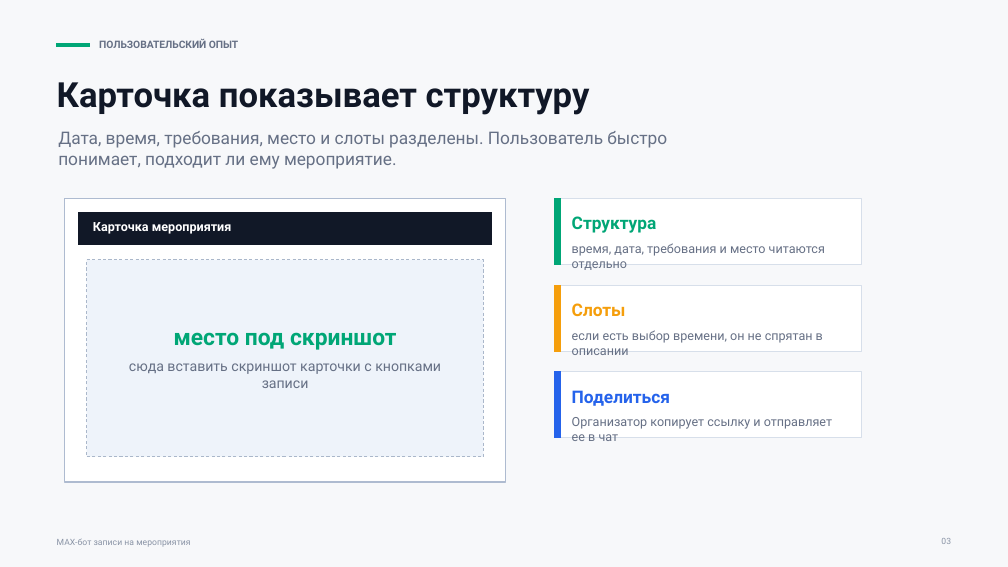
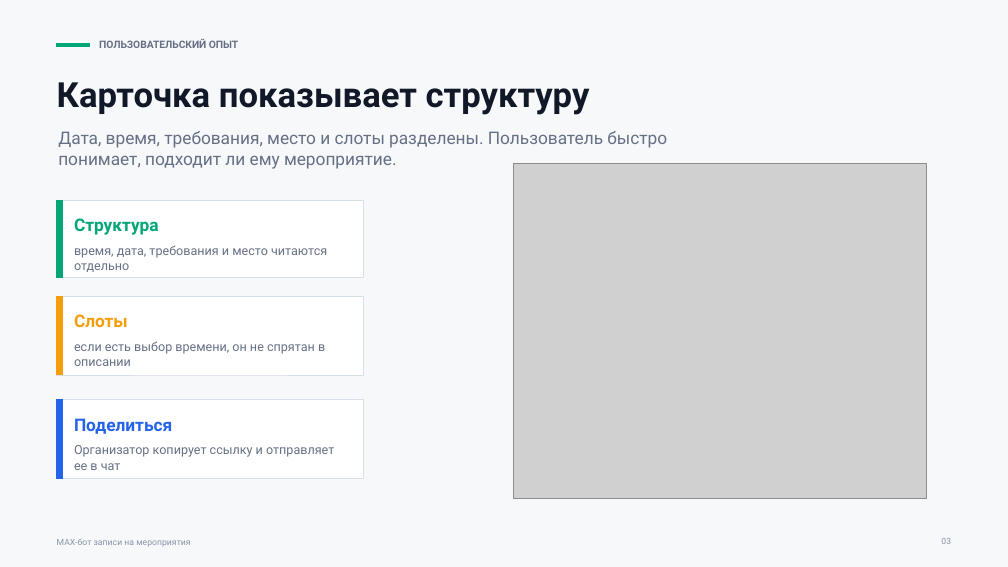
Before and after one commit to ThereDrD0/max, a slide deck: slide 3 of docs/presentations/max-bot-meetup.pptx. Drawn at 1008x567 pixels with LibreOffice and Linux fonts; fonts in the diff are those of the drawing; grey boxes stand for pictures. Boxes give left, top, right and bottom in pixels: in the first picture for what was removed or moved away, otherwise in the second. Text is boxed around its words. In the diff, an @@ line names an element or a change of style, - is before the commit and + after.

```diff
--- a/docs/presentations/max-bot-meetup.pptx
+++ b/docs/presentations/max-bot-meetup.pptx
@@ picture added at bbox=[513, 163, 927, 498] @@
@@ rectangle: place and size @@
-rectangle at bbox=[554, 198, 861, 265]
+rectangle at bbox=[57, 200, 364, 278]
@@ rectangle: place and size @@
-rectangle at bbox=[554, 198, 560, 265]
+rectangle at bbox=[57, 200, 63, 278]
@@ rectangle removed at bbox=[64, 198, 505, 482] @@
@@ text "Структура": place and size @@
-text "Структура" at bbox=[572, 216, 657, 233]
+text "Структура" at bbox=[74, 218, 159, 235]
@@ rectangle removed at bbox=[79, 212, 492, 244] @@
@@ text removed at bbox=[93, 222, 232, 234] @@
-Карточка мероприятия
@@ text "время, дата, требования и место ...": place and size @@
-text "время, дата, требования и место ..." at bbox=[572, 243, 825, 270]
+text "время, дата, требования и место ..." at bbox=[74, 245, 327, 272]
@@ rectangle removed at bbox=[87, 260, 484, 457] @@
@@ rectangle: place and size @@
-rectangle at bbox=[554, 285, 861, 352]
+rectangle at bbox=[57, 296, 364, 375]
@@ rectangle: place and size @@
-rectangle at bbox=[554, 285, 560, 352]
+rectangle at bbox=[57, 296, 63, 375]
@@ text "Слоты": place and size @@
-text "Слоты" at bbox=[572, 303, 626, 316]
+text "Слоты" at bbox=[74, 314, 128, 327]
@@ text "если есть выбор времени, он ...": place and size @@
-text "если есть выбор времени, он ..." at bbox=[572, 330, 823, 355]
+text "если есть выбор времени, он ..." at bbox=[74, 341, 325, 366]
@@ text removed at bbox=[174, 332, 396, 350] @@
-место под скриншот
@@ text removed at bbox=[129, 363, 441, 388] @@
-сюда вставить скриншот карточки с кнопками записи
@@ rectangle: place and size @@
-rectangle at bbox=[554, 372, 861, 439]
+rectangle at bbox=[57, 400, 364, 479]
@@ rectangle: place and size @@
-rectangle at bbox=[554, 372, 560, 439]
+rectangle at bbox=[57, 400, 63, 479]
@@ text "Поделиться": place and size @@
-text "Поделиться" at bbox=[572, 390, 670, 406]
+text "Поделиться" at bbox=[74, 418, 172, 434]
@@ text "Организатор копирует ссылку и отправляет ...": place and size @@
-text "Организатор копирует ссылку и отправляет ..." at bbox=[572, 417, 832, 441]
+text "Организатор копирует ссылку и отправляет ..." at bbox=[74, 445, 334, 470]
```
Also in this commit, not shown: 11 other slides changed, 1 slide added.
